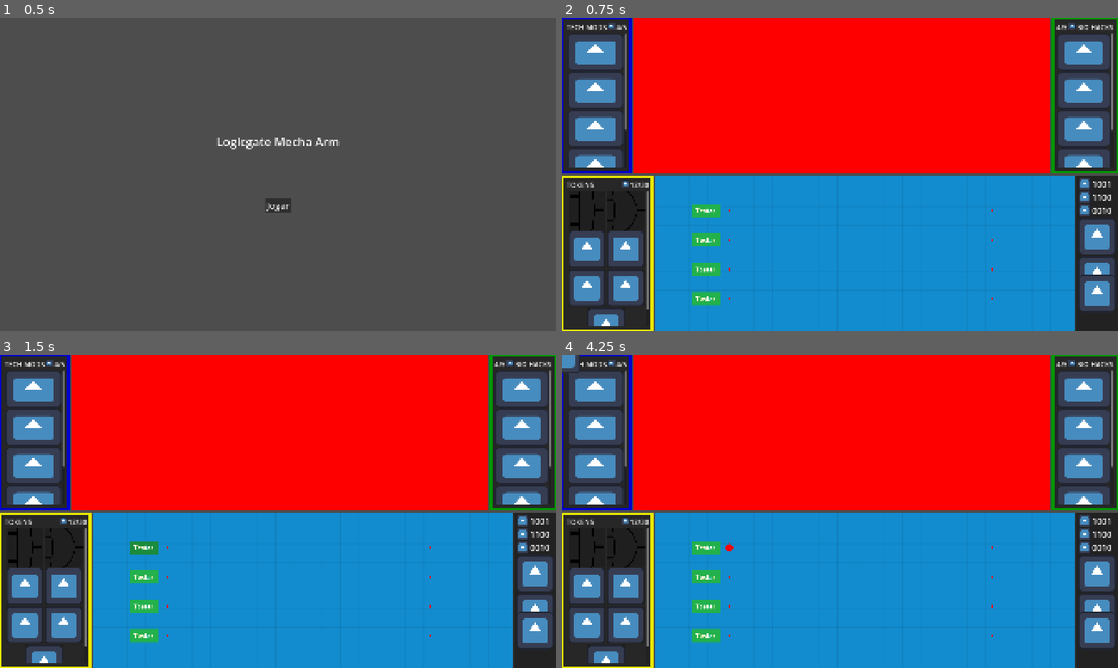
Above: before the commit, frames 1-4 (two rows, left to right).
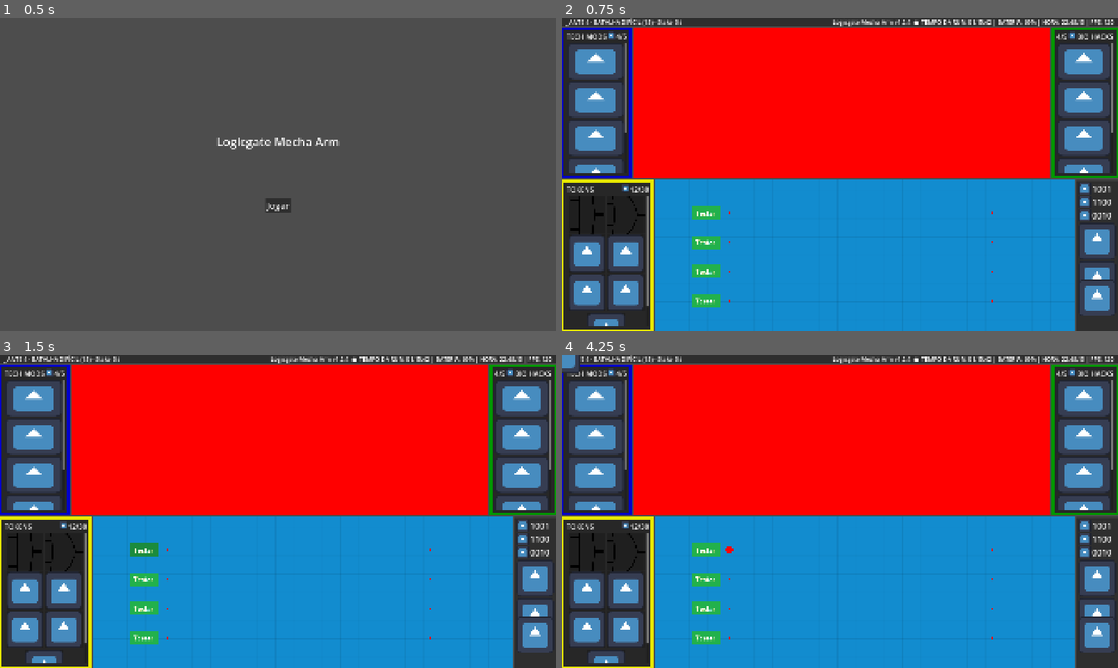
Above: after the commit, the same moments.

Repository: Thalesvpin/Logicgate-Mecha-Arm
Game: Godot game, scene res://scenes/menus/main_menu.tscn
Same seed, same stepped clock (60 frames per second), same inputs: the game is played once before the commit and once after it. The engine's default icon, where the game draws it, is replaced by a stand-in: a white triangle on a blue panel in a dark square.
Inputs (mouse positions are in pixels of both pictures, inside the frame that each line leads up to; where the layout moved, square brackets give the same spot in the first picture):
- Up to frame 1 (0.5 s): no input
- Up to frame 2 (0.75 s): click "Jogar" at 0.5 s
- Up to frame 3 (1.5 s): click (144, 549) at 1.27 s
- Up to frame 4 (4.25 s): click (1095, 605) [1095, 602] at 2 s; click (1095, 624) [1095, 621] at 2.75 s; tap Enter (ui_accept) at 3.5 s; drag from (606, 589) to (728, 549) at 3.52 s

Frame 1 is identical in both runs. In frame 2, 14% of the frame differs, in the area x 0-100%, y 0-100%; in frame 3, 14%; in frame 4, 14%.
Error in both runs: Trying to assign value of type 'Marker2D' to a variable of type 'Area2D'. (res://scripts/circuit_gate.gd:7)

Commit message:
dragging gate scale WIP

Diff:
--- a/scenes/game_board.tscn
+++ b/scenes/game_board.tscn
@@ -1,9 +1,11 @@
 [gd_scene format=3 uid="uid://btv7b87fvwj4y"]
 
 [ext_resource type="PackedScene" uid="uid://b2lwrx75npshp" path="res://scenes/sections/tech_mods/tech_mods_container.tscn" id="1_0jtfi"]
+[ext_resource type="LabelSettings" uid="uid://d4akgm58t2tcb" path="res://ui_elements/ui_telemetry.tres" id="1_cmh4g"]
 [ext_resource type="PackedScene" uid="uid://drl4m0lil85ek" path="res://scenes/sections/inventory/gates_selector.tscn" id="1_tqoos"]
 [ext_resource type="PackedScene" uid="uid://1ufv6vajaxt3" path="res://scenes/sections/sand_box/circuit_editor.tscn" id="2_3wu0g"]
 [ext_resource type="PackedScene" uid="uid://cchi80u45kivh" path="res://scenes/sections/bio_hacks/bio_hacks_container.tscn" id="2_mq2xb"]
+[ext_resource type="PackedScene" uid="uid://d2wxpuaj88jlh" path="res://scenes/sections/sand_box/sandbox_action_panel.tscn" id="6_qmxhh"]
 
 [node name="GameBoard" type="Control" unique_id=862493716]
 propagate_maximum_size = true
@@ -16,14 +18,41 @@
 size_flags_horizontal = 3
 size_flags_vertical = 3
 
-[node name="VSplitContainer" type="VSplitContainer" parent="." unique_id=1589264868]
-propagate_maximum_size = false
+[node name="VBoxContainer" type="VBoxContainer" parent="." unique_id=152356891]
 layout_mode = 1
 anchors_preset = 15
 anchor_right = 1.0
 anchor_bottom = 1.0
 grow_horizontal = 2
 grow_vertical = 2
+
+[node name="PanelContainer" type="PanelContainer" parent="VBoxContainer" unique_id=2006108287]
+layout_mode = 2
+
+[node name="HBoxContainer" type="HBoxContainer" parent="VBoxContainer/PanelContainer" unique_id=799160054]
+layout_mode = 2
+
+[node name="Label6" type="Label" parent="VBoxContainer/PanelContainer/HBoxContainer" unique_id=898661847]
+layout_mode = 2
+size_flags_horizontal = 3
+text = "  _ ANTE 4 - BATALHA DIFÍCIL (15) - Stake 3 ℹ"
+label_settings = ExtResource("1_cmh4g")
+
+[node name="GameName" type="Label" parent="VBoxContainer/PanelContainer/HBoxContainer" unique_id=1963108977]
+layout_mode = 2
+text = "Logicgate Mecha Arm v1.2.4  ● "
+label_settings = ExtResource("1_cmh4g")
+
+[node name="Label" type="Label" parent="VBoxContainer/PanelContainer/HBoxContainer" unique_id=2142673573]
+layout_mode = 2
+text = "Tempo da run: 01:15:42 | BATERIA: 69% | hora: 22:48:13 | fps: 120   "
+label_settings = ExtResource("1_cmh4g")
+uppercase = true
+
+[node name="VSplitContainer" type="VSplitContainer" parent="VBoxContainer" unique_id=1589264868]
+propagate_maximum_size = false
+layout_mode = 2
+size_flags_vertical = 3
 theme_override_colors/touch_dragger_color = Color(0, 1, 0, 1)
 theme_override_colors/touch_dragger_pressed_color = Color(0, 0, 1, 1)
 theme_override_colors/touch_dragger_hover_color = Color(1, 0, 0, 1)
@@ -32,11 +61,11 @@
 drag_nested_intersections = true
 drag_area_highlight_in_editor = true
 
-[node name="cima" type="Control" parent="VSplitContainer" unique_id=583631780]
+[node name="cima" type="Control" parent="VBoxContainer/VSplitContainer" unique_id=583631780]
 layout_mode = 2
 size_flags_vertical = 3
 
-[node name="HSplitContainer" type="HSplitContainer" parent="VSplitContainer/cima" unique_id=1487900312]
+[node name="HSplitContainer" type="HSplitContainer" parent="VBoxContainer/VSplitContainer/cima" unique_id=1487900312]
 layout_mode = 1
 anchors_preset = 15
 anchor_right = 1.0
@@ -46,29 +75,29 @@
 theme_override_constants/separation = 0
 drag_nested_intersections = true
 
-[node name="TechModsContainer" parent="VSplitContainer/cima/HSplitContainer" unique_id=565464093 instance=ExtResource("1_0jtfi")]
+[node name="TechModsContainer" parent="VBoxContainer/VSplitContainer/cima/HSplitContainer" unique_id=565464093 instance=ExtResource("1_0jtfi")]
 layout_mode = 2
 
-[node name="HSplitContainer" type="HSplitContainer" parent="VSplitContainer/cima/HSplitContainer" unique_id=443510318]
+[node name="HSplitContainer" type="HSplitContainer" parent="VBoxContainer/VSplitContainer/cima/HSplitContainer" unique_id=443510318]
 layout_mode = 2
 size_flags_horizontal = 3
 size_flags_stretch_ratio = 0.66
 theme_override_constants/separation = 0
 drag_nested_intersections = true
 
-[node name="mid" type="ColorRect" parent="VSplitContainer/cima/HSplitContainer/HSplitContainer" unique_id=721911496]
+[node name="mid" type="ColorRect" parent="VBoxContainer/VSplitContainer/cima/HSplitContainer/HSplitContainer" unique_id=721911496]
 layout_mode = 2
 size_flags_horizontal = 3
 color = Color(1, 0, 0, 1)
 
-[node name="BioHacksContainer" parent="VSplitContainer/cima/HSplitContainer/HSplitContainer" unique_id=1296857636 instance=ExtResource("2_mq2xb")]
+[node name="BioHacksContainer" parent="VBoxContainer/VSplitContainer/cima/HSplitContainer/HSplitContainer" unique_id=1296857636 instance=ExtResource("2_mq2xb")]
 layout_mode = 2
 
-[node name="baixo" type="Control" parent="VSplitContainer" unique_id=1751607510]
+[node name="baixo" type="Control" parent="VBoxContainer/VSplitContainer" unique_id=1751607510]
 layout_mode = 2
 size_flags_vertical = 3
 
-[node name="HSplitContainer" type="HSplitContainer" parent="VSplitContainer/baixo" unique_id=67540516]
+[node name="HSplitContainer" type="HSplitContainer" parent="VBoxContainer/VSplitContainer/baixo" unique_id=67540516]
 layout_mode = 1
 anchors_preset = 15
 anchor_right = 1.0
@@ -79,9 +108,16 @@
 drag_nested_intersections = true
 drag_area_highlight_in_editor = true
 
-[node name="GatesSelector" parent="VSplitContainer/baixo/HSplitContainer" unique_id=1904067160 instance=ExtResource("1_tqoos")]
+[node name="GatesSelector" parent="VBoxContainer/VSplitContainer/baixo/HSplitContainer" unique_id=1904067160 instance=ExtResource("1_tqoos")]
 layout_mode = 2
 size_flags_stretch_ratio = 0.2
 
-[node name="CircuitEditor" parent="VSplitContainer/baixo/HSplitContainer" unique_id=1881903153 instance=ExtResource("2_3wu0g")]
+[node name="HBoxContainer" type="HBoxContainer" parent="VBoxContainer/VSplitContainer/baixo/HSplitContainer" unique_id=1657022003]
 layout_mode = 2
+size_flags_horizontal = 3
+
+[node name="CircuitEditor" parent="VBoxContainer/VSplitContainer/baixo/HSplitContainer/HBoxContainer" unique_id=1881903153 instance=ExtResource("2_3wu0g")]
+layout_mode = 2
+
+[node name="SandboxActionPanel" parent="VBoxContainer/VSplitContainer/baixo/HSplitContainer/HBoxContainer" unique_id=1689072548 instance=ExtResource("6_qmxhh")]
+layout_mode = 2
--- a/scenes/sections/sand_box/circuit_editor.tscn
+++ b/scenes/sections/sand_box/circuit_editor.tscn
@@ -35,7 +35,7 @@
 disable_3d = true
 handle_input_locally = false
 physics_object_picking = true
-size = Vector2i(1004, 648)
+size = Vector2i(1920, 1080)
 render_target_update_mode = 4
 
 [node name="Sandbox" type="Node2D" parent="HBoxContainer/SubViewportContainer/SubViewport" unique_id=345735980]
@@ -84,6 +84,7 @@
 debug_color = Color(0, 1, 0, 0.41960785)
 
 [node name="SandboxActionPanel" parent="HBoxContainer" unique_id=1689072548 instance=ExtResource("8_rsy7x")]
+visible = false
 layout_mode = 2
 
 [connection signal="child_entered_tree" from="HBoxContainer/SubViewportContainer/SubViewport/Sandbox/GateLayer" to="HBoxContainer/SubViewportContainer/SubViewport/Sandbox" method="_on_gate_layer_child_entered_tree"]
--- a/scripts/circuit_cam.gd
+++ b/scripts/circuit_cam.gd
@@ -24,16 +24,16 @@
 
 func _input(event: InputEvent) -> void:
 	if event is InputEventMouseButton:
-		if event.button_index == MOUSE_BUTTON_RIGHT:
+		if event.button_index == MOUSE_BUTTON_MIDDLE:
 			camera_drag = event.pressed
 
 	if event is InputEventMouseMotion && camera_drag:
-		if !Input.is_mouse_button_pressed(MOUSE_BUTTON_RIGHT):
+		if !Input.is_mouse_button_pressed(MOUSE_BUTTON_MIDDLE):
 			camera_drag = false
 			return
 
 		var new_range: Vector2 = position - event.relative / zoom
-		var new_limit = (circuit_editor.size/zoom)/2
+		var new_limit = (get_viewport_rect().size/zoom)/2
 
 		if new_range.x <= area_limit.x-new_limit.x && new_range.x >= new_limit.x-area_limit.x:
 			position.x = new_range.x
--- a/scripts/circuit_gate.gd
+++ b/scripts/circuit_gate.gd
@@ -8,6 +8,7 @@
 const RADIAL_MENU = preload("uid://iopwhmejcr8b")
 ##Not ideal, but circuit_gate can only be created as a Sandbox's grandchild
 @onready var sandbox: Node2D = $"./../.."
+@onready var sprite: Sprite2D = $Sprite2D
 
 ##Stores the last dropped position inside sandbox
 var last_position: Vector2
@@ -20,9 +21,16 @@
 var connected_wires: Array
 var was_pressed: bool = false
 var cursor_offset: Vector2
+var original_scale: Vector2
+
+func scale_gate(value: Vector2):
+	for child in get_children(true):
+		if child.get_class() == "CollisionShpae2D" || child.get_class() == "Sprite2D":
+			child.scale *= value
 
 func _ready() -> void:
 	map_pins()
+	original_scale = sprite.scale
 
 func _process(delta):
 	output.set_active(calculate_output())
--- a/scripts/drag_manager.gd
+++ b/scripts/drag_manager.gd
@@ -22,6 +22,13 @@
 		Global.circuit_editor.gate_layer.remove_child(node)
 		Global.gates_selector.sell_overlay.show()
 
+	#guardar a scale original antes de trocar
+
+	#print(node.sprite.scale)
+	#print(Global.circuit_editor.circuit_camera.zoom)
+	#node.sprite.scale *= Global.circuit_editor.circuit_camera.zoom
+	node.scale_gate(Global.circuit_editor.circuit_camera.zoom)
+
 	#sandbox only
 	#Global.circuit_editor.drag_layer.add_child(node)
 
@@ -31,7 +38,7 @@
 func drop_gate(cursor_in: bool) -> void:
 	#sandbox only
 	#Global.circuit_editor.drag_layer.remove_child(original_node)
-
+	original_node.scale_gate(original_node.original_scale)
 	#game board
 	get_tree().current_scene.remove_child(original_node)
 
Not shown, added: export_presets.cfg
